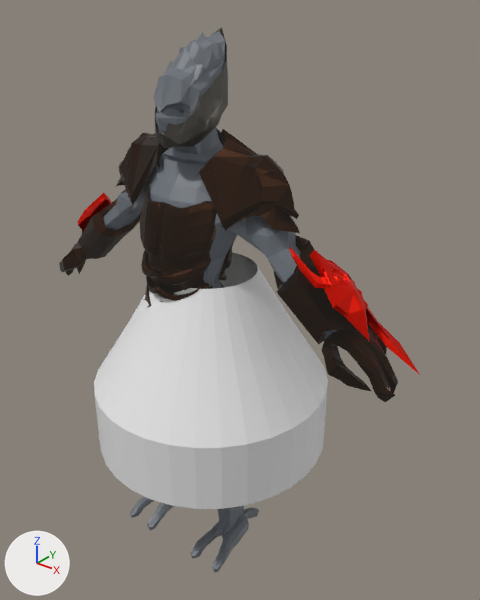
The Blender file Models/alien.blend: old version first, new version second.
Rendered twice from a 50 mm lens placed at (2.21, -2.41, 3.14), pointed at (0.14, 0.17, 1.53). The lights are fixed; the arrows at lower left show +X, +Y and +Z.

In view in the first picture: 'Chest', 'Cylinder', 'L Blade', 'L Brace', 'L Glove', 'LShoulders', 'R Brace', 'RShoulders.001', 'body', 'innerHelmet'.
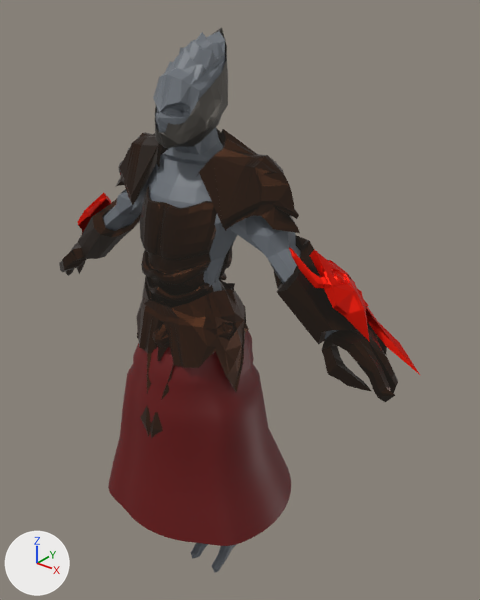
Patch to the scene script:
```diff
--- a/Models/alien.blend.py
+++ b/Models/alien.blend.py
@@ mat_material_003 @@
+mat_material_003 = principled_material('Material.003')
+mat_material_003.base_color = (0.13, 0.00196, 0.00212)  # dark red #650607
@@ me_cylinder_001 @@
+me_cylinder_001.from_pydata(...)  # 704 vertices, 640 faces; spans x -1.52..1.68, y -1.6..1.39, z -2.33..0.75
+me_cylinder_001.polygons.foreach_set('use_smooth', [True] * 640)
+me_cylinder_001.materials.append(mat_material_003)  # dark red #650607
@@ ob_cylinder @@
-ob_cylinder = bpy.data.objects.new('Cylinder', me_cylinder)
-ob_cylinder.location = (0.0, 0.0, 0.24)
@@ ob_cylinder_001 @@
+ob_cylinder_001 = bpy.data.objects.new('Cylinder.001', me_cylinder_001)
+ob_cylinder_001.location = (0.0, 0.0, 1.175)
+ob_cylinder_001.scale = (0.347, 0.347, 0.347)
```

Where the change shows, as pixel boxes (x1, y1, x2, y2) in the pictures (480 x 600 px):
'Cylinder', deleted
    before: (94, 252, 328, 509)
'Cylinder.001', added (red)
    after: (108, 331, 291, 546)
'Plane', unchanged, uncovered by the edit
    before: (145, 285, 152, 308)
    after: (137, 276, 249, 439)
